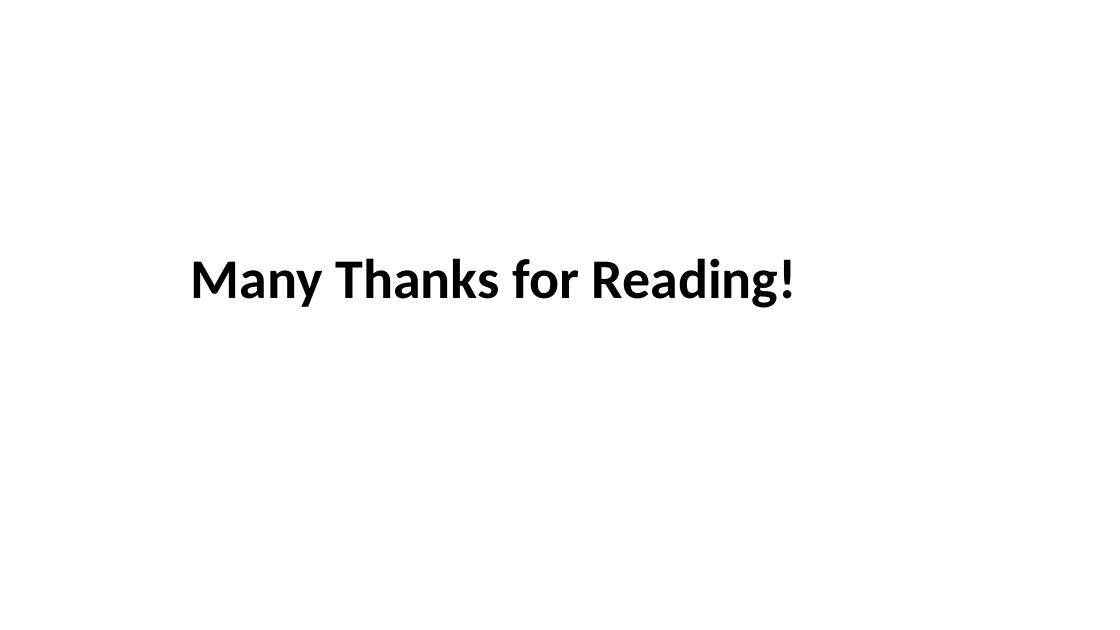
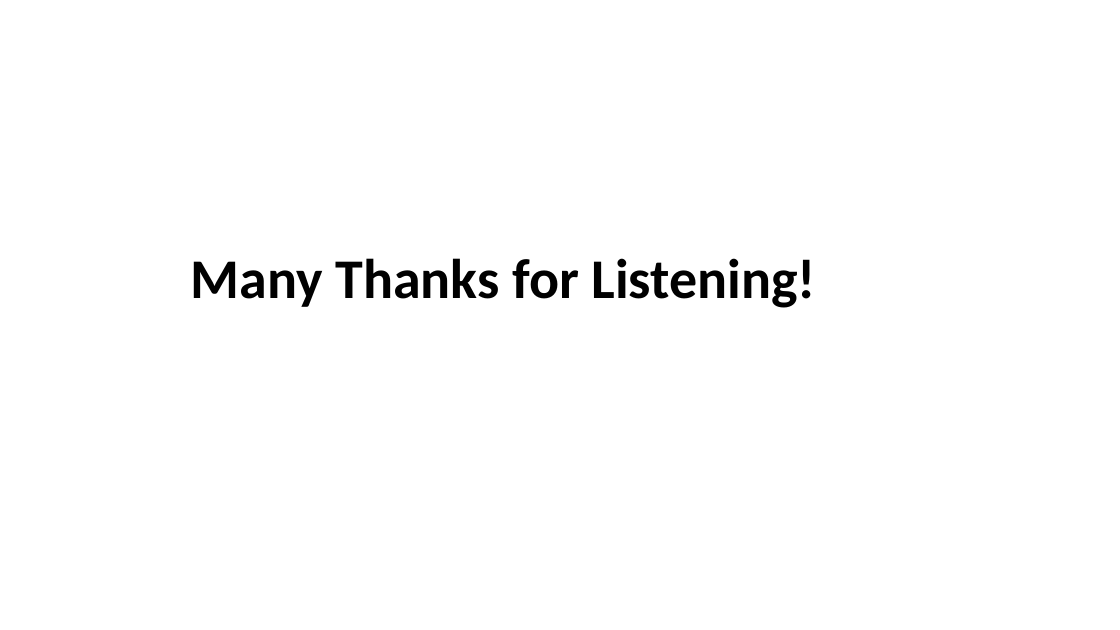
Before and after one commit to saadmunir94-ce/ArcFace-Implementation, a slide deck: slide 22 of ArcFace Saad.pptx. Drawn at 1120x630 pixels with LibreOffice and Linux fonts; fonts in the diff are those of the drawing. Boxes give left, top, right and bottom in pixels: in the first picture for what was removed or moved away, otherwise in the second. Text is boxed around its words. In the diff, an @@ line names an element or a change of style, - is before the commit and + after.

Commit message:
improve grammar in the presentation

```diff
--- a/ArcFace Saad.pptx
+++ b/ArcFace Saad.pptx
@@ text at (191, 258, 816, 308): text changed @@
-Many Thanks for Reading!
+Many Thanks for Listening!
```
Also in this commit, not shown: 10 other slides changed, 1 other file.
